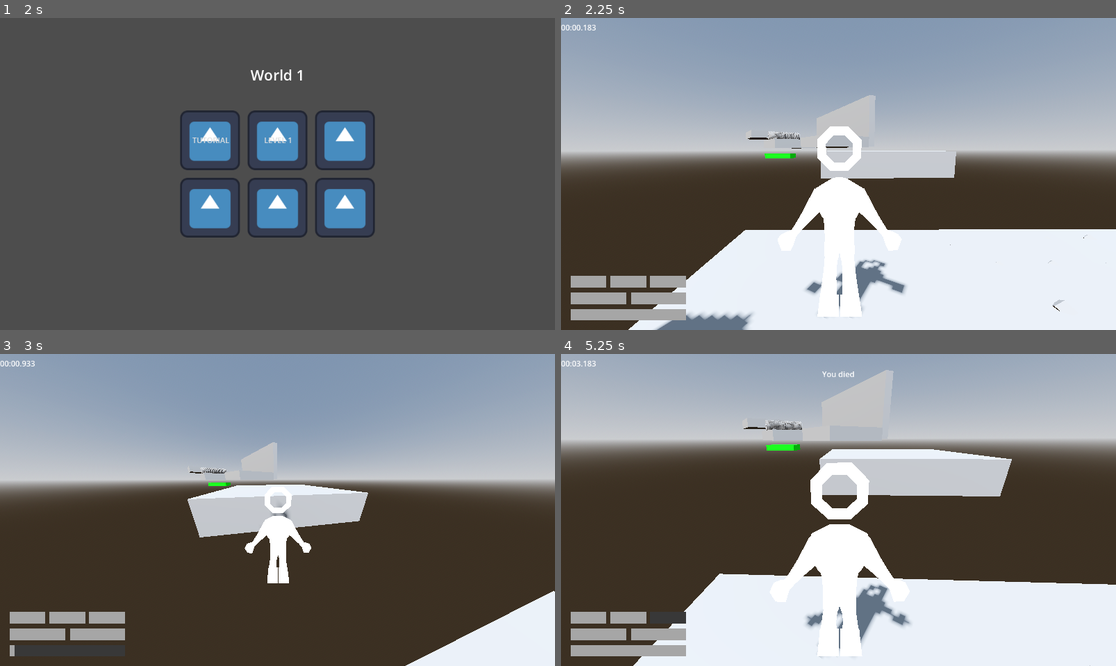
Above: before the commit, frames 1-4 (two rows, left to right).
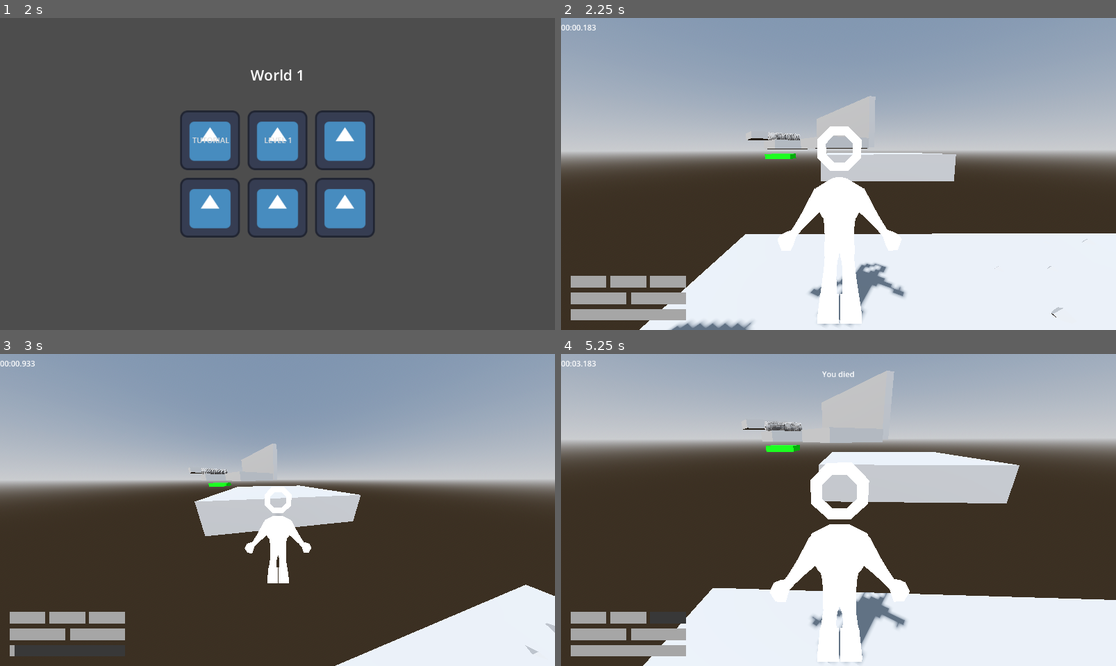
Above: after the commit, the same moments.

Repository: jpvds1/DDJD
Game: Godot game, scene res://scenes/game_controller.tscn
Two runs of this game, one before a commit and one after it. Both use one fixed random seed, a clock stepped at 60 frames per second and the inputs below. The engine's default icon, where the game draws it, is replaced by a stand-in: a white triangle on a blue panel in a dark square.
Inputs (mouse positions are in pixels of both pictures, inside the frame that each line leads up to):
- Up to frame 1 (2 s): click "Continue as Guest" at 0.5 s; click "Play" at 1.25 s
- Up to frame 2 (2.25 s): click "LEVEL 1" at 2 s
- Up to frame 3 (3 s): tap Enter at 2.75 s; move the mouse to (305, 510) at 2.77 s; hold W (move_forwards) from 2.78 s (still down); tap Q (dash) at 2.85 s
- Up to frame 4 (5.25 s): keep holding W (move_forwards); tap Space (jump) at 3.02, 3.77 s; move the mouse to (810, 510) at 3.52 s; tap Shift (sprint) at 3.6, 5.1 s; move the mouse to (849, 503) at 4.27 s; tap Q (dash) at 4.35 s; move the mouse to (832, 516) at 5.02 s

Frame 1 is identical in both runs. In frame 2, 3.0% of the frame differs, in the area x 12-100%, y 24-100%; in frame 3, 3.4%; in frame 4, 5.7%, in the area x 13-100%, y 5-100%.

Commit message:
fix(player): adjust hitbox

Diff:
--- a/platformer-game/scenes/player/capsule_character.tscn
+++ b/platformer-game/scenes/player/capsule_character.tscn
@@ -3,6 +3,10 @@
 [ext_resource type="Script" uid="uid://b5luiqoqvaysk" path="res://scripts/player/capsule_character.gd" id="1_5ji0x"]
 [ext_resource type="Script" uid="uid://vbnm1bywq1xw" path="res://scripts/player/stats_manager.gd" id="2_hsymh"]
 [ext_resource type="PackedScene" uid="uid://bdxbggyj7eerk" path="res://assets/models/player.glb" id="2_x7pql"]
+
+[sub_resource type="CapsuleShape3D" id="CapsuleShape3D_x7pql"]
+radius = 0.7
+height = 2.5166383
 
 [sub_resource type="Animation" id="Animation_5ji0x"]
 length = 0.001
@@ -73,11 +77,12 @@
 &"walking": SubResource("Animation_vaf6x")
 }
 
-[sub_resource type="CylinderShape3D" id="CylinderShape3D_x7pql"]
-height = 2.4
-
 [node name="CharacterBody3D" type="CharacterBody3D" unique_id=1782536310]
 script = ExtResource("1_5ji0x")
+
+[node name="CollisionShape3D" type="CollisionShape3D" parent="." unique_id=1754709375]
+transform = Transform3D(1, 0, 0, 0, 1, 0, 0, 0, 1, 0, 1.2413388, -0.090144426)
+shape = SubResource("CapsuleShape3D_x7pql")
 
 [node name="Visuals" type="Node3D" parent="." unique_id=984137525]
 transform = Transform3D(1, 0, 0, 0, 1, 0, 0, 0, 1, 3.9572039, 0, -0.6389612)
@@ -115,10 +120,6 @@
 [node name="StatsManager" type="Node" parent="." unique_id=746246521]
 script = ExtResource("2_hsymh")
 
-[node name="CollisionShape3D" type="CollisionShape3D" parent="." unique_id=1754709375]
-transform = Transform3D(1, 0, 0, 0, 1, 0, 0, 0, 1, 0, 1.3, -0.090144426)
-shape = SubResource("CylinderShape3D_x7pql")
-
 [connection signal="animation_changed" from="Dash/AnimationPlayer" to="." method="_on_animation_player_animation_changed"]
 [connection signal="timeout" from="Dash/DashTimer" to="." method="_on_dash_timer_timeout"]
 [connection signal="timeout" from="Dash/DashCooldownTimer" to="." method="_on_dash_cooldown_timer_timeout"]
